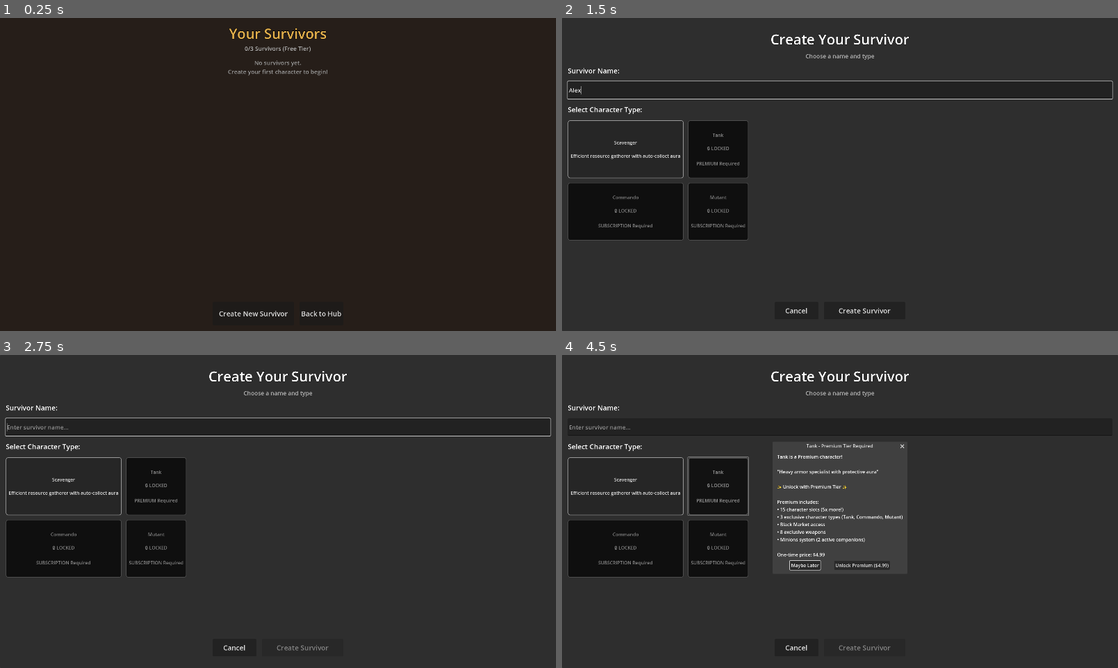
Above: before the commit, frames 1-4 (two rows, left to right).
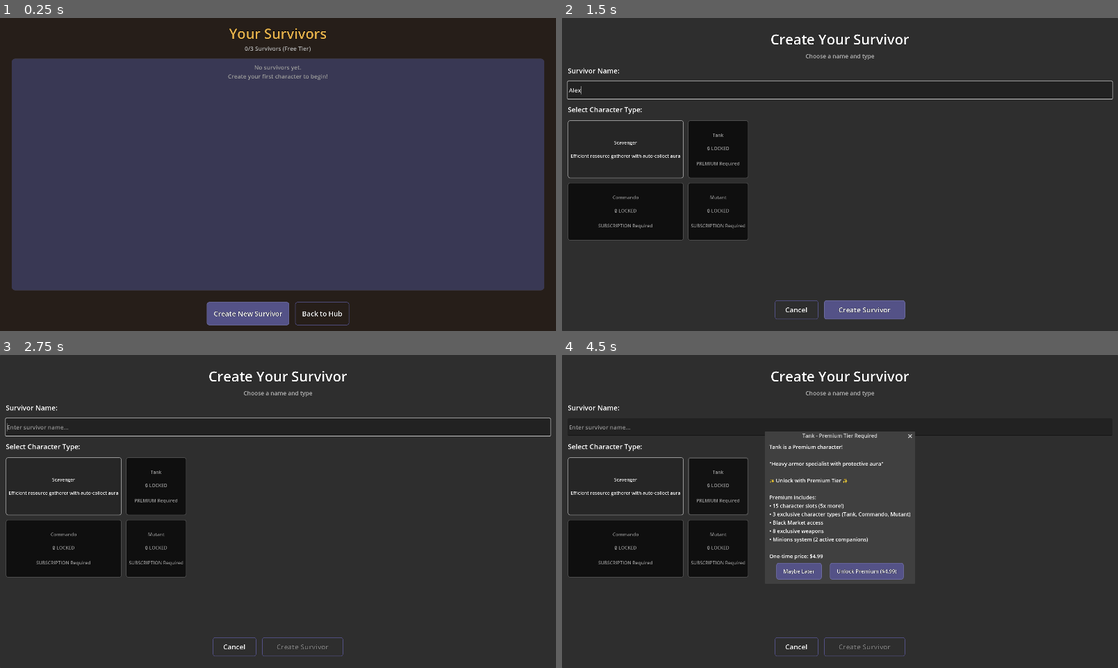
Above: after the commit, the same moments.

Repository: alanjayspector/scrap-survivor-godot
Game: Godot game, scene res://scenes/ui/character_roster.tscn
The game is run twice, just before and just after one commit, with the same random seed, the same clock (stepped at 60 frames per second) and the same inputs. This scene is started directly instead of the project's main scene. Sound files missing from this copy of the repository are replaced by a short silence.
Inputs (mouse positions are in pixels of both pictures, inside the frame that each line leads up to):
- Up to frame 1 (0.25 s): no input
- Up to frame 2 (1.5 s): click "Back to Hub" at 0.5 s; click (840, 89) at 1.27 s; type "Alex" at 1.35 s
- Up to frame 3 (2.75 s): click "Cancel" at 2 s
- Up to frame 4 (4.5 s): tap Enter at 2.75 s; move the mouse to (962, 495) at 2.77 s; hold D (move_right) 2.78-3.5 s; hold Shift 2.78-3.5 s; click (962, 495) at 2.92 s; click "Scavenger Efficient resource …" at 3.5 s; click "Tank 🔒 LOCKED PREMIUM Required" at 4.25 s

The runs differ from the first frame. In frame 1, 72% of the frame differs, in the area x 2-98%, y 12-99%; in frame 2, 1.0%; in frame 3, 0.3%; in frame 4, 3.4%.

Commit message:
feat: apply theme system to all UI screens
- Add game_theme.tres to 6 screens (roster, creation, card, wave_complete, scrapyard, hud)
- Add ThemeHelper button styling to 5 scripts
- Button assignments: PRIMARY (Play, Create), SECONDARY (Back, Details), DANGER (Delete), GHOST (Quit)
- Replace emoji in scrapyard QA button with [QA] (iOS-safe)

🤖 Generated with [Claude Code](https://claude.com/claude-code)

Co-Authored-By: Claude <noreply@anthropic.com>

Diff:
--- a/scenes/hub/scrapyard.tscn
+++ b/scenes/hub/scrapyard.tscn
@@ -1,8 +1,10 @@
-[gd_scene load_steps=2 format=3 uid="uid://dqw5k3j8m9vxr"]
+[gd_scene load_steps=3 format=3 uid="uid://dqw5k3j8m9vxr"]
 
 [ext_resource type="Script" path="res://scripts/hub/scrapyard.gd" id="1_hub_script"]
+[ext_resource type="Theme" path="res://themes/game_theme.tres" id="2_theme"]
 
 [node name="Scrapyard" type="Control"]
+theme = ExtResource("2_theme")
 layout_mode = 3
 anchors_preset = 15
 anchor_right = 1.0
@@ -113,4 +115,4 @@
 grow_vertical = 0
 theme_override_colors/font_color = Color(1, 0.5, 0, 1)
 theme_override_font_sizes/font_size = 18
-text = "🛠️ QA"
+text = "[QA]"
--- a/scenes/ui/character_card.tscn
+++ b/scenes/ui/character_card.tscn
@@ -1,8 +1,10 @@
-[gd_scene load_steps=2 format=3 uid="uid://b3h7j8k9l4m5n6"]
+[gd_scene load_steps=3 format=3 uid="uid://b3h7j8k9l4m5n6"]
 
 [ext_resource type="Script" path="res://scripts/ui/character_card.gd" id="1_card"]
+[ext_resource type="Theme" path="res://themes/game_theme.tres" id="2_theme"]
 
 [node name="CharacterCard" type="PanelContainer"]
+theme = ExtResource("2_theme")
 custom_minimum_size = Vector2(0, 80)
 script = ExtResource("1_card")
 
--- a/scenes/ui/character_creation.tscn
+++ b/scenes/ui/character_creation.tscn
@@ -1,8 +1,10 @@
-[gd_scene load_steps=2 format=3 uid="uid://bv8xq7jy4f3hc"]
+[gd_scene load_steps=3 format=3 uid="uid://bv8xq7jy4f3hc"]
 
 [ext_resource type="Script" path="res://scripts/ui/character_creation.gd" id="1"]
+[ext_resource type="Theme" path="res://themes/game_theme.tres" id="2_theme"]
 
 [node name="CharacterCreation" type="Control"]
+theme = ExtResource("2_theme")
 layout_mode = 3
 anchors_preset = 15
 anchor_right = 1.0
--- a/scenes/ui/character_roster.tscn
+++ b/scenes/ui/character_roster.tscn
@@ -1,8 +1,10 @@
-[gd_scene load_steps=2 format=3 uid="uid://c7g8k9h1j2m3n4"]
+[gd_scene load_steps=3 format=3 uid="uid://c7g8k9h1j2m3n4"]
 
 [ext_resource type="Script" path="res://scripts/ui/character_roster.gd" id="1_roster"]
+[ext_resource type="Theme" path="res://themes/game_theme.tres" id="2_theme"]
 
 [node name="CharacterRoster" type="Control"]
+theme = ExtResource("2_theme")
 layout_mode = 3
 anchors_preset = 15
 anchor_right = 1.0
--- a/scenes/ui/hud.tscn
+++ b/scenes/ui/hud.tscn
@@ -1,6 +1,7 @@
-[gd_scene load_steps=3 format=3 uid="uid://cqy8j7xvx3kh5"]
+[gd_scene load_steps=4 format=3 uid="uid://cqy8j7xvx3kh5"]
 
 [ext_resource type="Script" path="res://scenes/ui/hud.gd" id="1_hud_script"]
+[ext_resource type="Theme" path="res://themes/game_theme.tres" id="2_theme"]
 
 [sub_resource type="StyleBoxFlat" id="StyleBoxFlat_xp_fill"]
 bg_color = Color(0.8, 0.6, 0, 1)
@@ -11,6 +12,7 @@
 border_color = Color(1, 0.8, 0, 1)
 
 [node name="HUD" type="Control"]
+theme = ExtResource("2_theme")
 layout_mode = 3
 anchors_preset = 15
 anchor_right = 1.0
--- a/scenes/ui/wave_complete_screen.gd
+++ b/scenes/ui/wave_complete_screen.gd
@@ -4,6 +4,8 @@
 
 signal next_wave_pressed
 signal return_to_hub_pressed
+
+const ThemeHelper = preload("res://scripts/ui/theme/theme_helper.gd")
 
 @onready var victory_label: Label = $PaddingContainer/Content/VictoryLabel
 @onready var stats_display: VBoxContainer = $PaddingContainer/Content/StatsDisplay
@@ -30,6 +32,10 @@
 
 	next_wave_button.pressed.connect(_on_next_wave_pressed)
 	hub_button.pressed.connect(_on_hub_button_pressed)
+
+	# Apply button styling
+	ThemeHelper.apply_button_style(next_wave_button, ThemeHelper.ButtonStyle.PRIMARY)
+	ThemeHelper.apply_button_style(hub_button, ThemeHelper.ButtonStyle.SECONDARY)
 
 
 func show_stats(wave: int, stats: Dictionary) -> void:
--- a/scenes/ui/wave_complete_screen.tscn
+++ b/scenes/ui/wave_complete_screen.tscn
@@ -1,6 +1,7 @@
-[gd_scene load_steps=3 format=3 uid="uid://b8k3m7n5p2qr9"]
+[gd_scene load_steps=4 format=3 uid="uid://b8k3m7n5p2qr9"]
 
 [ext_resource type="Script" path="res://scenes/ui/wave_complete_screen.gd" id="1_wave_complete_script"]
+[ext_resource type="Theme" path="res://themes/game_theme.tres" id="2_theme"]
 
 [sub_resource type="StyleBoxFlat" id="StyleBoxFlat_panel_bg"]
 bg_color = Color(0, 0, 0, 0.7)
@@ -15,6 +16,7 @@
 corner_radius_bottom_left = 8
 
 [node name="WaveCompleteScreen" type="Panel" groups=["wave_complete_screen"]]
+theme = ExtResource("2_theme")
 anchors_preset = 8
 anchor_left = 0.5
 anchor_top = 0.5
--- a/scripts/hub/scrapyard.gd
+++ b/scripts/hub/scrapyard.gd
@@ -12,6 +12,9 @@
 ## Audio (iOS-compatible preload pattern)
 const BUTTON_CLICK_SOUND: AudioStream = preload("res://assets/audio/ui/button_click.ogg")
 
+## Theme
+const ThemeHelper = preload("res://scripts/ui/theme/theme_helper.gd")
+
 @onready var play_button: Button = $MenuContainer/PlayButton
 @onready var characters_button: Button = $MenuContainer/CharactersButton
 @onready var settings_button: Button = $MenuContainer/SettingsButton
@@ -92,6 +95,12 @@
 
 func _setup_buttons() -> void:
 	"""Configure button states based on game state"""
+	# Apply button styling
+	ThemeHelper.apply_button_style(play_button, ThemeHelper.ButtonStyle.PRIMARY)
+	ThemeHelper.apply_button_style(characters_button, ThemeHelper.ButtonStyle.SECONDARY)
+	ThemeHelper.apply_button_style(settings_button, ThemeHelper.ButtonStyle.SECONDARY)
+	ThemeHelper.apply_button_style(quit_button, ThemeHelper.ButtonStyle.GHOST)
+
 	# Disable settings button (not implemented in Week 15)
 	settings_button.disabled = true
 	settings_button.tooltip_text = "Coming in Week 16"
--- a/scripts/ui/character_card.gd
+++ b/scripts/ui/character_card.gd
@@ -12,6 +12,8 @@
 signal play_pressed(character_id: String)
 signal delete_pressed(character_id: String, character_name: String)
 signal details_pressed(character_id: String)
+
+const ThemeHelper = preload("res://scripts/ui/theme/theme_helper.gd")
 
 @onready var character_icon: ColorRect = $HBoxContainer/CharacterIcon
 @onready var name_label: Label = $HBoxContainer/InfoContainer/NameLabel
@@ -58,10 +60,10 @@
 	style.corner_radius_bottom_right = 8
 	add_theme_stylebox_override("panel", style)
 
-	# iOS HIG: Style delete button as destructive action (red)
-	delete_button.add_theme_color_override("font_color", Color(1, 0.2, 0.2))
-	delete_button.add_theme_color_override("font_hover_color", Color(1, 0.3, 0.3))
-	delete_button.add_theme_color_override("font_pressed_color", Color(0.9, 0.1, 0.1))
+	# Apply button styling
+	ThemeHelper.apply_button_style(details_button, ThemeHelper.ButtonStyle.SECONDARY)
+	ThemeHelper.apply_button_style(play_button, ThemeHelper.ButtonStyle.PRIMARY)
+	ThemeHelper.apply_button_style(delete_button, ThemeHelper.ButtonStyle.DANGER)
 
 	# Connect buttons
 	details_button.pressed.connect(_on_details_pressed)
--- a/scripts/ui/character_creation.gd
+++ b/scripts/ui/character_creation.gd
@@ -33,6 +33,9 @@
 const BUTTON_CLICK_SOUND: String = "res://assets/audio/ui/button_click.ogg"
 const CHARACTER_SELECT_SOUND: String = "res://assets/audio/ui/character_select.ogg"
 const ERROR_SOUND: String = "res://assets/audio/ui/error.ogg"
+
+## Theme
+const ThemeHelper = preload("res://scripts/ui/theme/theme_helper.gd")
 
 
 func _ready() -> void:
@@ -246,6 +249,10 @@
 	create_button.pressed.connect(_on_create_pressed)
 	back_button.pressed.connect(_on_back_pressed)
 
+	# Apply button styling
+	ThemeHelper.apply_button_style(create_button, ThemeHelper.ButtonStyle.PRIMARY)
+	ThemeHelper.apply_button_style(back_button, ThemeHelper.ButtonStyle.SECONDARY)
+
 
 func _on_name_changed(new_text: String) -> void:
 	"""Validate name input and update button state"""
--- a/scripts/ui/character_roster.gd
+++ b/scripts/ui/character_roster.gd
@@ -18,6 +18,7 @@
 const CHARACTER_DETAILS_PANEL_SCENE: PackedScene = preload(
 	"res://scenes/ui/character_details_panel.tscn"
 )
+const ThemeHelper = preload("res://scripts/ui/theme/theme_helper.gd")
 
 @onready var character_list: VBoxContainer = $CharacterListContainer/ScrollContainer/CharacterList
 @onready var slot_label: Label = $HeaderContainer/SlotLabel
@@ -132,6 +133,10 @@
 	delete_confirmation.confirmed.connect(_on_delete_confirmed)
 	delete_confirmation.canceled.connect(_on_delete_cancelled)  # Fixed: American spelling
 
+	# Apply button styling
+	ThemeHelper.apply_button_style(create_new_button, ThemeHelper.ButtonStyle.PRIMARY)
+	ThemeHelper.apply_button_style(back_button, ThemeHelper.ButtonStyle.SECONDARY)
+
 
 func _on_character_play_pressed(character_id: String) -> void:
 	"""Handle Play button - select character and launch combat"""
Not shown, changed: .system/NEXT_SESSION.md
